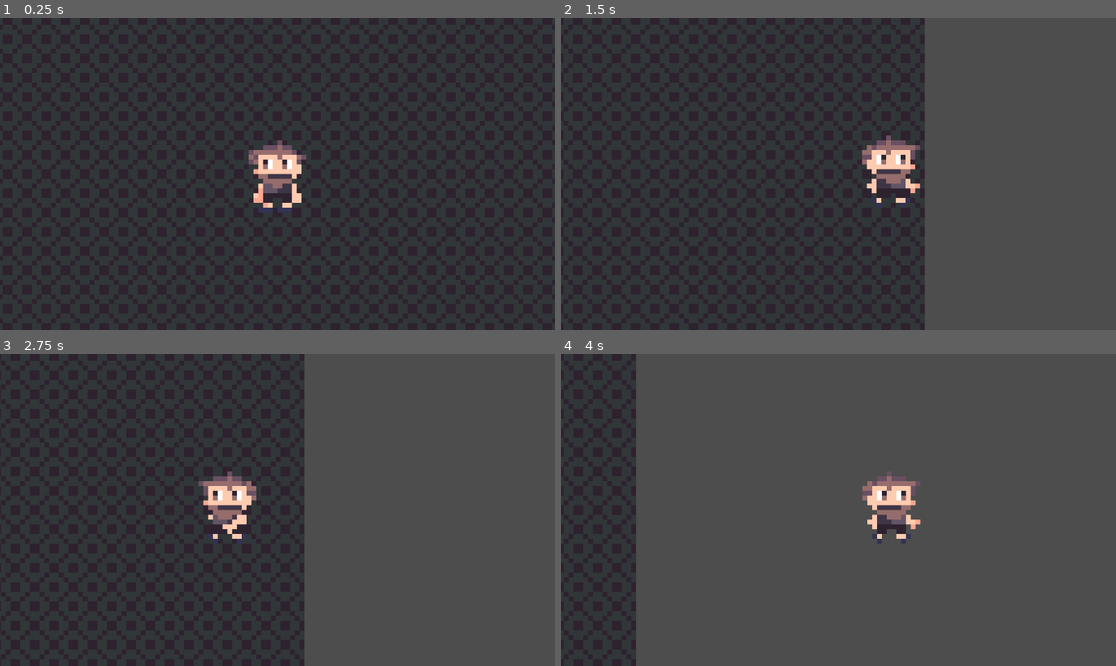
Above: before the commit, frames 1-4 (two rows, left to right).
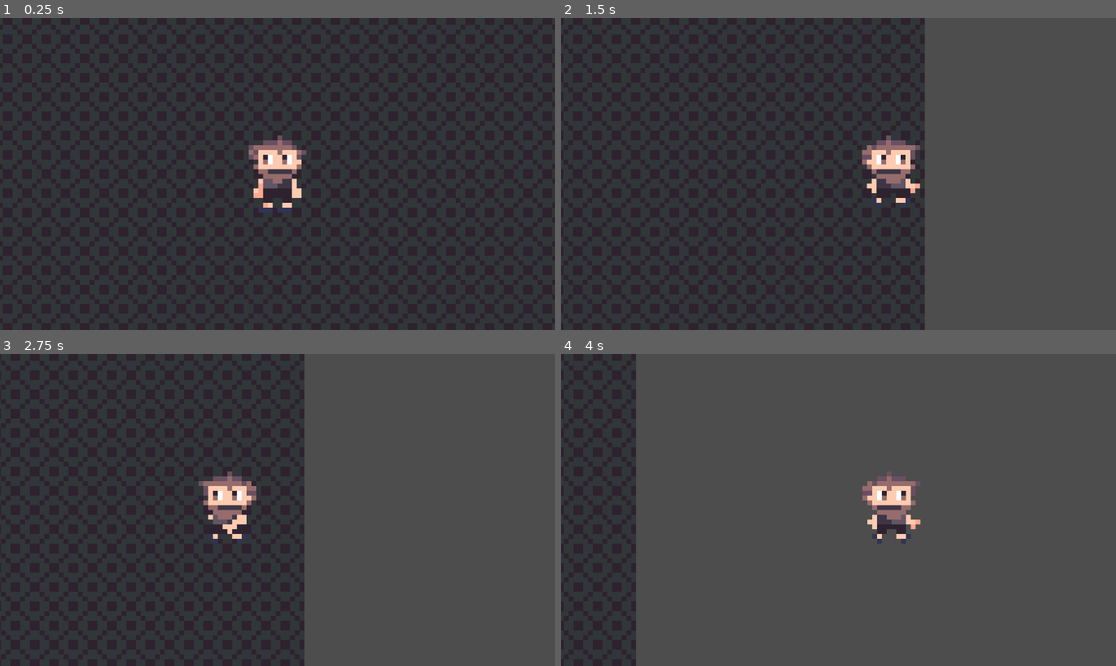
Above: after the commit, the same moments.

Repository: BrandonManuel/Gym-Guy
Game: Godot game, scene res://Scenes/game.tscn
The game is run twice, just before and just after one commit, with the same random seed, the same clock (stepped at 60 frames per second) and the same inputs.
Inputs:
- Up to frame 1 (0.25 s): no input
- Up to frame 2 (1.5 s): tap Enter (ui_accept) at 0.5, 0.77 s; hold Right (move_right) from 0.53 s (still down)
- Up to frame 3 (2.75 s): tap Enter (ui_accept) at 1.52 s; release Right (move_right) at 2.03 s; hold Left (move_left) from 2.03 s (still down)
- Up to frame 4 (4 s): release Left (move_left) at 2.78 s; hold Right (move_right) from 2.78 s (still down); tap Enter (ui_accept) at 3.02, 3.77 s

The runs differ from the first frame. In frame 1, 1.1% of the frame differs, in the area x 44-56%, y 37-60%; in frame 2, less than 0.1%; in frame 3, less than 0.1%; in frame 4, less than 0.1%.

Commit message:
Added idle animation

Diff:
--- a/Assets/Scripts/character_body_2d.gd
+++ b/Assets/Scripts/character_body_2d.gd
@@ -20,8 +20,7 @@
 	var input_direction := Input.get_vector("move_left", "move_right", "move_up", "move_down")
 	if input_direction != Vector2.ZERO:
 		velocity = input_direction * SPEED
-		if not animated_sprite_2d.is_playing():
-			animated_sprite_2d.play("walk")
+		animated_sprite_2d.play("walk")
 
 		is_walking.emit(true)
 		if input_direction.x != 0:
@@ -29,7 +28,7 @@
 	else:
 		velocity.x = 0
 		velocity.y = 0
-		animated_sprite_2d.stop()
 		is_walking.emit(false)
+		animated_sprite_2d.play("idle")
 
 	move_and_slide()
--- a/Assets/Scripts/player_reflection.gd
+++ b/Assets/Scripts/player_reflection.gd
@@ -24,4 +24,4 @@
 	if is_walking:
 		play('walk')
 	else:
-		stop()
+		play('idle')
--- a/Scenes/game.tscn
+++ b/Scenes/game.tscn
@@ -5,19 +5,35 @@
 [ext_resource type="Texture2D" uid="uid://c6snccgsi7qkl" path="res://Assets/Sprites/Gym Tileset.png" id="3_wrm1d"]
 [ext_resource type="Script" uid="uid://iw7r5t1tahrn" path="res://Assets/Scripts/player_reflection.gd" id="5_wowpa"]
 
-[sub_resource type="AtlasTexture" id="AtlasTexture_qxrlw"]
+[sub_resource type="AtlasTexture" id="AtlasTexture_3dryh"]
+atlas = ExtResource("1_ebmjs")
+region = Rect2(0, 16, 16, 16)
+
+[sub_resource type="AtlasTexture" id="AtlasTexture_wowpa"]
+atlas = ExtResource("1_ebmjs")
+region = Rect2(16, 16, 16, 16)
+
+[sub_resource type="AtlasTexture" id="AtlasTexture_ldgsr"]
+atlas = ExtResource("1_ebmjs")
+region = Rect2(32, 16, 16, 16)
+
+[sub_resource type="AtlasTexture" id="AtlasTexture_o5yvi"]
+atlas = ExtResource("1_ebmjs")
+region = Rect2(48, 16, 16, 16)
+
+[sub_resource type="AtlasTexture" id="AtlasTexture_rku1e"]
 atlas = ExtResource("1_ebmjs")
 region = Rect2(0, 0, 16, 16)
 
-[sub_resource type="AtlasTexture" id="AtlasTexture_wrm1d"]
+[sub_resource type="AtlasTexture" id="AtlasTexture_rfjv2"]
 atlas = ExtResource("1_ebmjs")
 region = Rect2(16, 0, 16, 16)
 
-[sub_resource type="AtlasTexture" id="AtlasTexture_3dryh"]
+[sub_resource type="AtlasTexture" id="AtlasTexture_1phco"]
 atlas = ExtResource("1_ebmjs")
 region = Rect2(32, 0, 16, 16)
 
-[sub_resource type="AtlasTexture" id="AtlasTexture_wowpa"]
+[sub_resource type="AtlasTexture" id="AtlasTexture_nb51f"]
 atlas = ExtResource("1_ebmjs")
 region = Rect2(48, 0, 16, 16)
 
@@ -25,16 +41,33 @@
 animations = [{
 "frames": [{
 "duration": 1.0,
-"texture": SubResource("AtlasTexture_qxrlw")
-}, {
-"duration": 1.0,
-"texture": SubResource("AtlasTexture_wrm1d")
-}, {
-"duration": 1.0,
 "texture": SubResource("AtlasTexture_3dryh")
 }, {
-"duration": 1.0,
+"duration": 0.5,
 "texture": SubResource("AtlasTexture_wowpa")
+}, {
+"duration": 1.0,
+"texture": SubResource("AtlasTexture_ldgsr")
+}, {
+"duration": 0.5,
+"texture": SubResource("AtlasTexture_o5yvi")
+}],
+"loop": true,
+"name": &"idle",
+"speed": 8.0
+}, {
+"frames": [{
+"duration": 1.0,
+"texture": SubResource("AtlasTexture_rku1e")
+}, {
+"duration": 1.0,
+"texture": SubResource("AtlasTexture_rfjv2")
+}, {
+"duration": 1.0,
+"texture": SubResource("AtlasTexture_1phco")
+}, {
+"duration": 1.0,
+"texture": SubResource("AtlasTexture_nb51f")
 }],
 "loop": true,
 "name": &"walk",
@@ -71,6 +104,22 @@
 physics_layer_0/collision_layer = 1
 sources/0 = SubResource("TileSetAtlasSource_3dryh")
 
+[sub_resource type="AtlasTexture" id="AtlasTexture_nnt18"]
+atlas = ExtResource("1_ebmjs")
+region = Rect2(0, 16, 16, 16)
+
+[sub_resource type="AtlasTexture" id="AtlasTexture_ewbju"]
+atlas = ExtResource("1_ebmjs")
+region = Rect2(16, 16, 16, 16)
+
+[sub_resource type="AtlasTexture" id="AtlasTexture_85qyi"]
+atlas = ExtResource("1_ebmjs")
+region = Rect2(32, 16, 16, 16)
+
+[sub_resource type="AtlasTexture" id="AtlasTexture_iivbl"]
+atlas = ExtResource("1_ebmjs")
+region = Rect2(48, 16, 16, 16)
+
 [sub_resource type="AtlasTexture" id="AtlasTexture_i6g32"]
 atlas = ExtResource("1_ebmjs")
 region = Rect2(0, 0, 16, 16)
@@ -89,6 +138,23 @@
 
 [sub_resource type="SpriteFrames" id="SpriteFrames_3dryh"]
 animations = [{
+"frames": [{
+"duration": 1.0,
+"texture": SubResource("AtlasTexture_nnt18")
+}, {
+"duration": 0.5,
+"texture": SubResource("AtlasTexture_ewbju")
+}, {
+"duration": 1.0,
+"texture": SubResource("AtlasTexture_85qyi")
+}, {
+"duration": 0.5,
+"texture": SubResource("AtlasTexture_iivbl")
+}],
+"loop": true,
+"name": &"idle",
+"speed": 8.0
+}, {
 "frames": [{
 "duration": 1.0,
 "texture": SubResource("AtlasTexture_i6g32")
@@ -119,6 +185,7 @@
 texture_filter = 1
 sprite_frames = SubResource("SpriteFrames_i6g32")
 animation = &"walk"
+frame_progress = 0.48408717
 
 [node name="CollisionShape2D" type="CollisionShape2D" parent="Player" unique_id=1609511969]
 position = Vector2(1, 1)
Binary file changed: Assets/Sprites/Gym Guy.aseprite
Binary file changed: Assets/Sprites/Gym Guy.png
